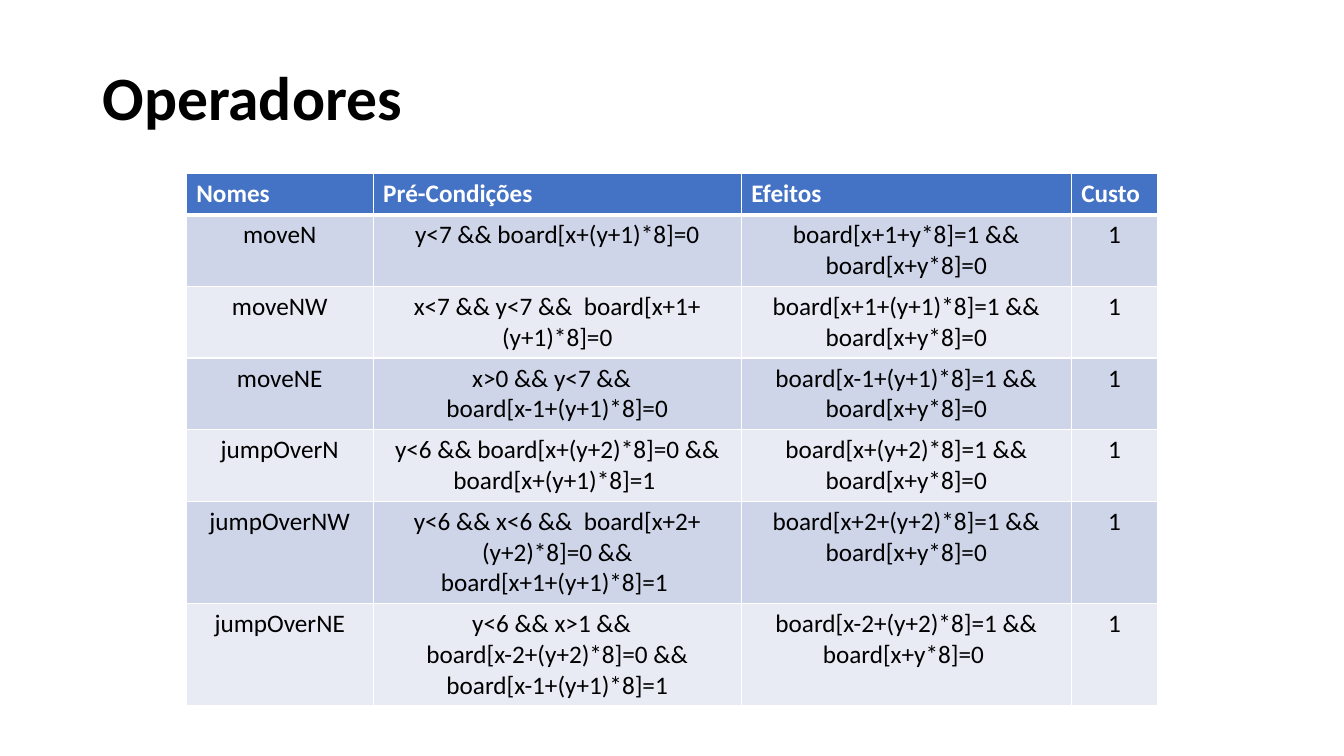
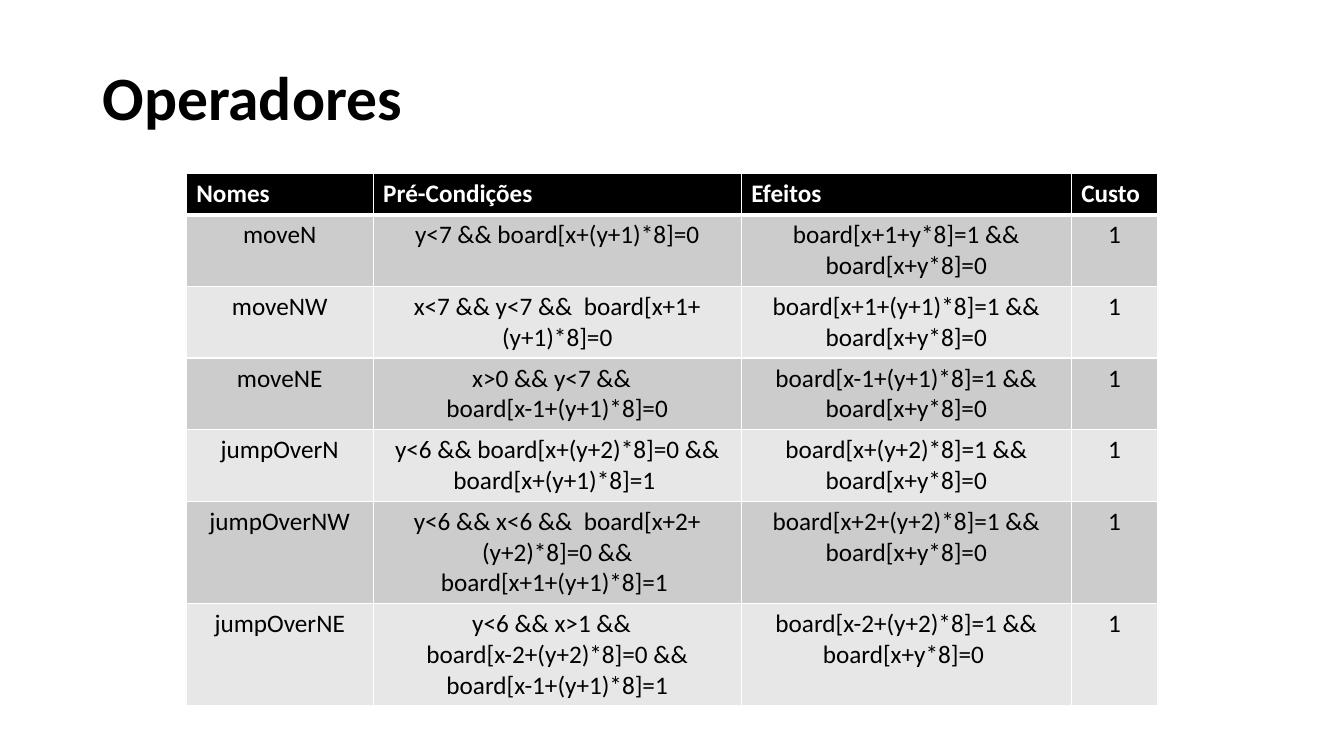
Before and after one commit to SergioDias47/Eximo, a slide deck: slide 5 of docs/IART-Eximo.pptx. Drawn at 1344x756 pixels with LibreOffice and Linux fonts; fonts in the diff are those of the drawing. Boxes give left, top, right and bottom in pixels: in the first picture for what was removed or moved away, otherwise in the second. Text is boxed around its words. In the diff, an @@ line names an element or a change of style, - is before the commit and + after.

```diff
--- a/docs/IART-Eximo.pptx
+++ b/docs/IART-Eximo.pptx
@@ table at (187, 173, 1157, 702) @@
@@ fill #4472C4 to #000000 in row 1 @@
@@ fill #CFD5EA to #CCCCCC in 12 cells @@
@@ fill #E9EBF5 to #E7E7E7 in 12 cells @@
```
Also in this commit, not shown: 4 other slides changed, 7 slides added, 3 other files.
